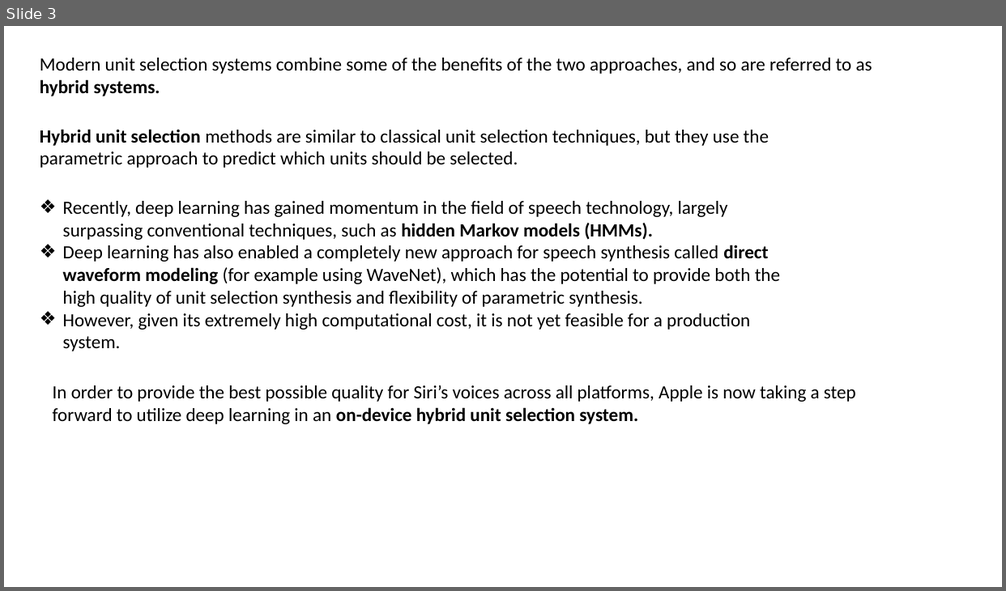
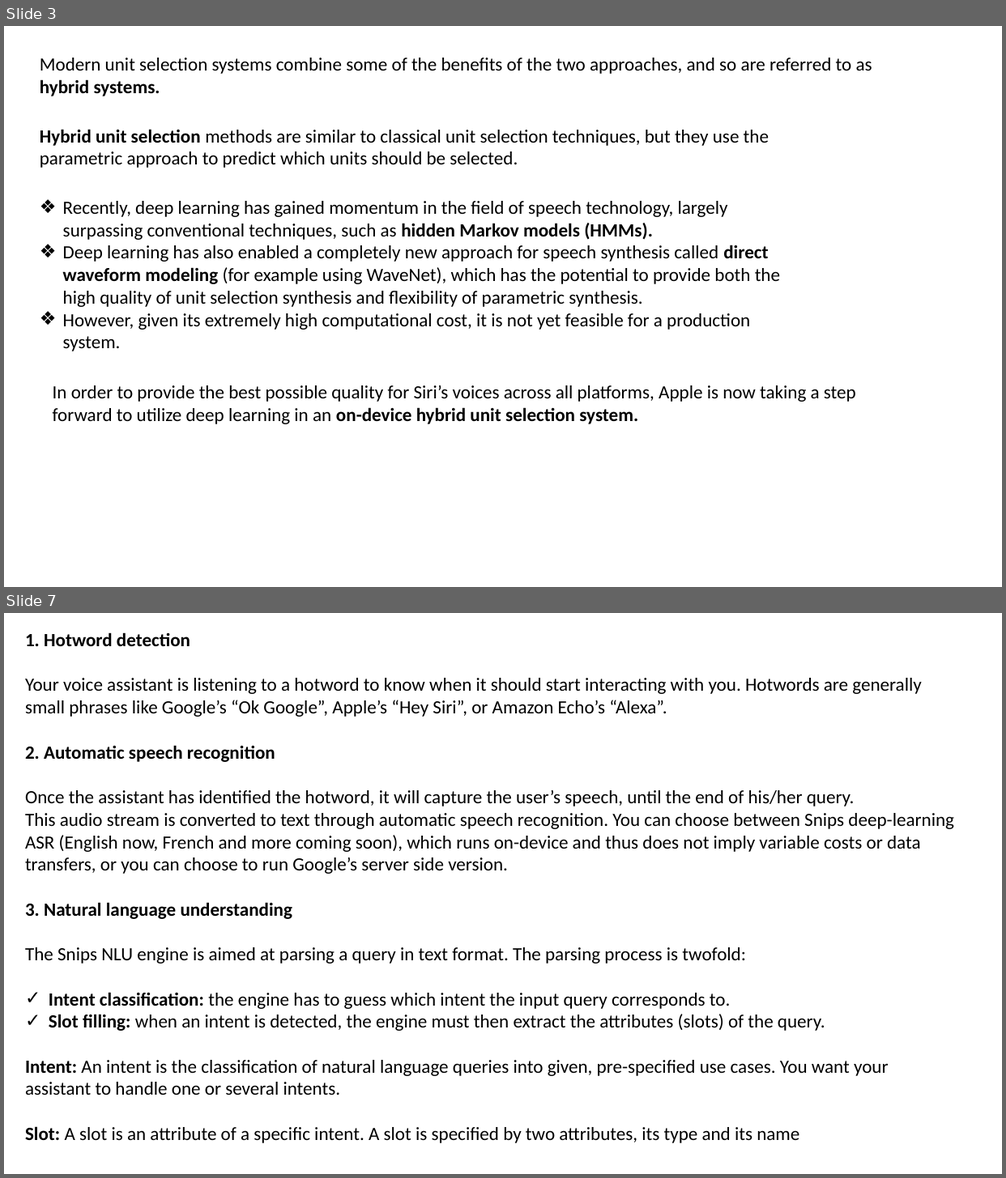
Before and after one commit to maddy6/LSTM_DEEP, a slide deck: Voice_Based_AI_Applications.pptx. Shown one above the other, each under a label of ours: slide 3 before the commit, slides 3 and 7 after it; the slides between them are not shown. The pictures are 1006x591 and 1006x1178 pixels, drawn with LibreOffice and Linux fonts; fonts in the diff are those of the drawing. Boxes give left, top, right and bottom in pixels: in the first picture for what was removed or moved away, otherwise in the second. Text is boxed around its words. In the diff, an @@ line names an element or a change of style, - is before the commit and + after.

```diff
--- a/Voice_Based_AI_Applications.pptx
+++ b/Voice_Based_AI_Applications.pptx
@@ slide 7 added at (4, 613, 1002, 1174), background #FFFFFF @@
@@ text added at (25, 632, 954, 1144), 18 pt, text #000000 @@
+1. Hotword detection
+Your voice assistant is listening to a hotword to know when it should start interacting with you. Hotwords are generally small phrases like Google’s “Ok Google”, Apple’s “Hey Siri”, or Amazon Echo’s “Alexa”.
+2. Automatic speech recognition
+Once the assistant has identified the hotword, it will capture the user’s speech, until the end of his/her query.
+This audio stream is converted to text through automatic speech recognition. You can choose between Snips deep-learning ASR (English now, French and more coming soon), which runs on-device and thus does not imply variable costs or data transfers, or you can choose to run Google’s server side version.
+3. Natural language understanding
+The Snips NLU engine is aimed at parsing a query in text format. The parsing process is twofold:
+✓ Intent classification: the engine has to guess which intent the input query corresponds to.
+✓ Slot filling: when an intent is detected, the engine must then extract the attributes (slots) of the query.
+Intent: An intent is the classification of natural language queries into given, pre-specified use cases. You want your assistant to handle one or several intents.
+Slot: A slot is an attribute of a specific intent. A slot is specified by two attributes, its type and its name
```
Also in this commit, not shown: 2 slides changed, 17 other slides added, 1 slide removed.
